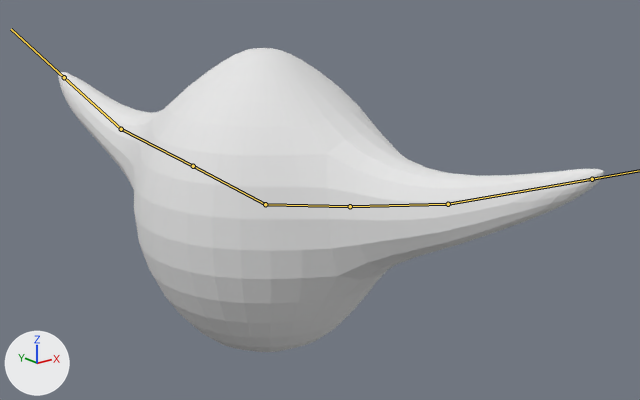
An edit to the FBX model Assets/Models/Microorganisms/Pathogen.fbx, drawn before and after from the same camera.
One viewpoint serves both versions: a camera (50 mm lens) standing at (-3.12, -4.45, 1.73) and looking at (0.26, -0.23, 0.04). The axes (+X, +Y, +Z) are drawn at lower left. The lights are the same throughout. The bones that bend it are drawn over the model as lines.
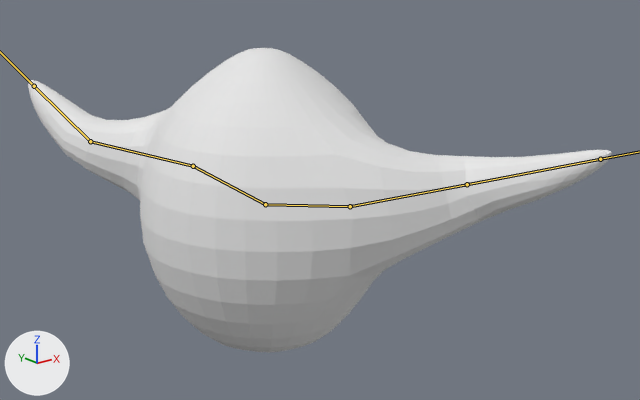
The newer file adds an action. The first version stands in its rest pose; the second is drawn at frame 211 of the action 'Armature|Armature|Armature|ArmatureAction|Armature|ArmatureAction'.

Location of each change, [x1, y1, x2, y2] in pixels of the pictures (640 x 400 px):
'Sphere', posed (7% wider): before [58, 48, 604, 352]; after [28, 48, 612, 353]
bone 'Arm.L', root to tip: before (350, 206) to (448, 204); after (350, 206) to (467, 184)
bone 'Hand.L', root to tip: before (448, 204) to (592, 179); after (467, 184) to (600, 159)
bone 'Arm.R', root to tip: before (193, 166) to (121, 129); after (193, 166) to (90, 141)
bone 'Hand.R', root to tip: before (121, 129) to (64, 77); after (90, 141) to (34, 86)

The edits, one by one:
Bone 'Arm.L' (bone_arm_l) turns from (0, 0, 0) to (3, 7, 35) degrees about its own x, y and z.
Bone 'Hand.L' (bone_hand_l) turns from (0, 0, 0) to (6, -10, -35) degrees about its own x, y and z.
Bone 'Arm.R' (bone_arm_r) turns from (0, 0, 0) to (1, 8, 33) degrees about its own x, y and z.
Bone 'Hand.R' (bone_hand_r) turns from (0, 0, 0) to (7, -15, -32) degrees about its own x, y and z.
